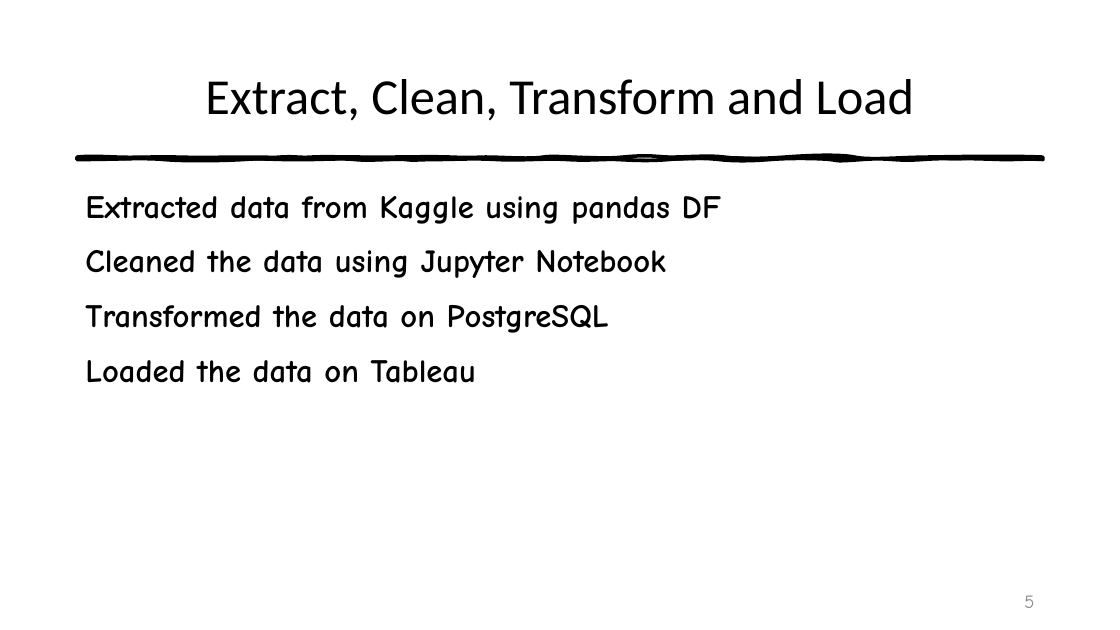
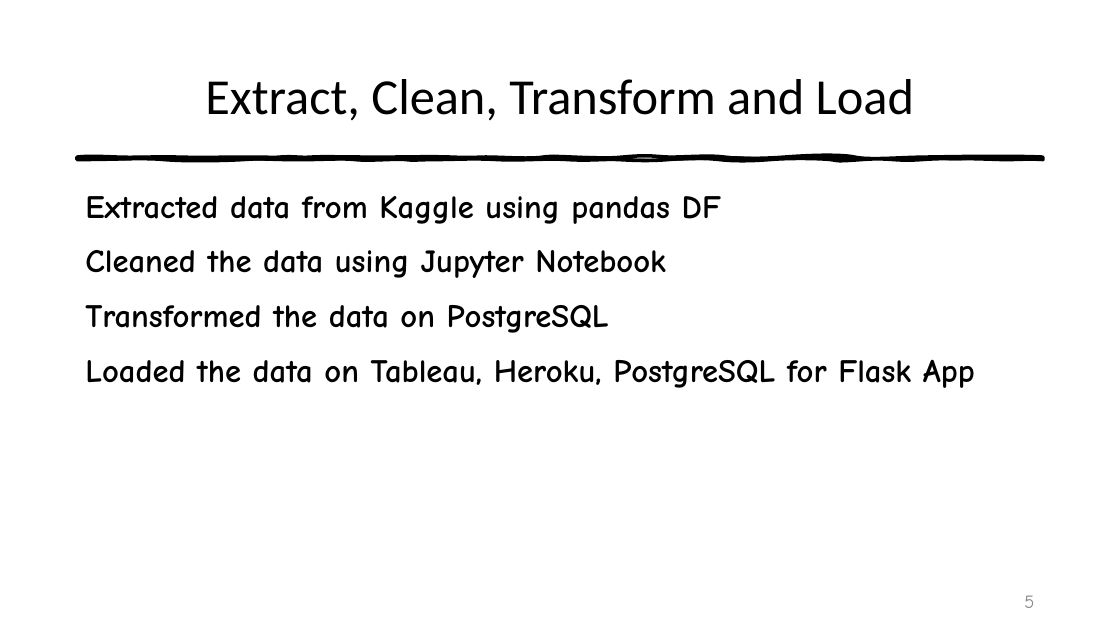
Before and after one commit to sudeshi1/WHUPL, a slide deck: slide 5 of WHUPL_PPT.pptx. Drawn at 1120x630 pixels with LibreOffice and Linux fonts; fonts in the diff are those of the drawing. Boxes give left, top, right and bottom in pixels: in the first picture for what was removed or moved away, otherwise in the second. Text is boxed around its words. In the diff, an @@ line names an element or a change of style, - is before the commit and + after.

```diff
--- a/WHUPL_PPT.pptx
+++ b/WHUPL_PPT.pptx
@@ text at bbox=[85, 359, 975, 388]: text changed @@
-Loaded the data on Tableau
+Loaded the data on Tableau, Heroku, PostgreSQL for Flask App
```
Also in this commit, not shown: 2 other slides changed.
